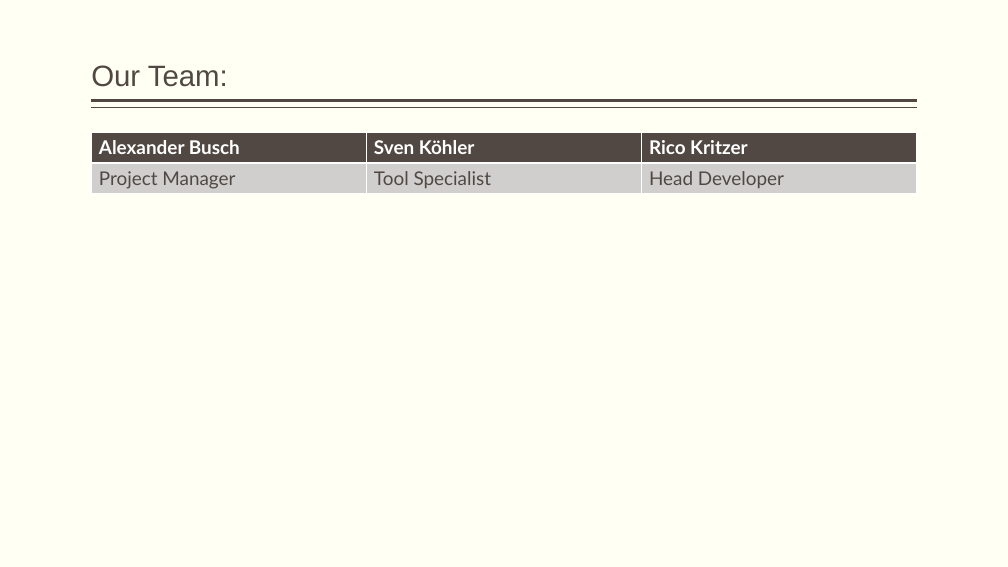
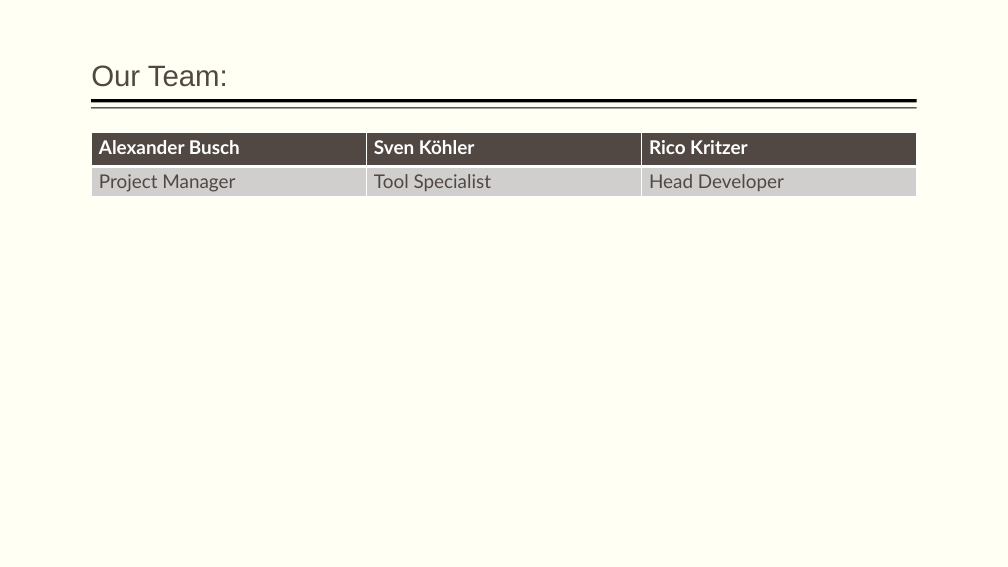
Before and after one commit to koehler1000/DHpoly, a slide deck: slide 4 of DHPOLYENDE.pptx. Drawn at 1008x567 pixels with LibreOffice and Linux fonts; fonts in the diff are those of the drawing. Boxes give left, top, right and bottom in pixels: in the first picture for what was removed or moved away, otherwise in the second. Text is boxed around its words. In the diff, an @@ line names an element or a change of style, - is before the commit and + after.

```diff
--- a/DHPOLYENDE.pptx
+++ b/DHPOLYENDE.pptx
@@ line (917, 101) - (91, 101): stroke #514843 3 pt to #000000 3 pt @@
@@ line (917, 108) - (91, 108): stroke #514843 1 pt to #000000 0.99 pt @@
@@ table at (x1=91, y1=132, x2=917, y2=196) @@
@@ fill #D0CFCF to #D0CFCE in row 2 @@
@@ borders changed @@
```
Also in this commit, not shown: 24 other slides changed, 2 slides added, 1 slide removed.
